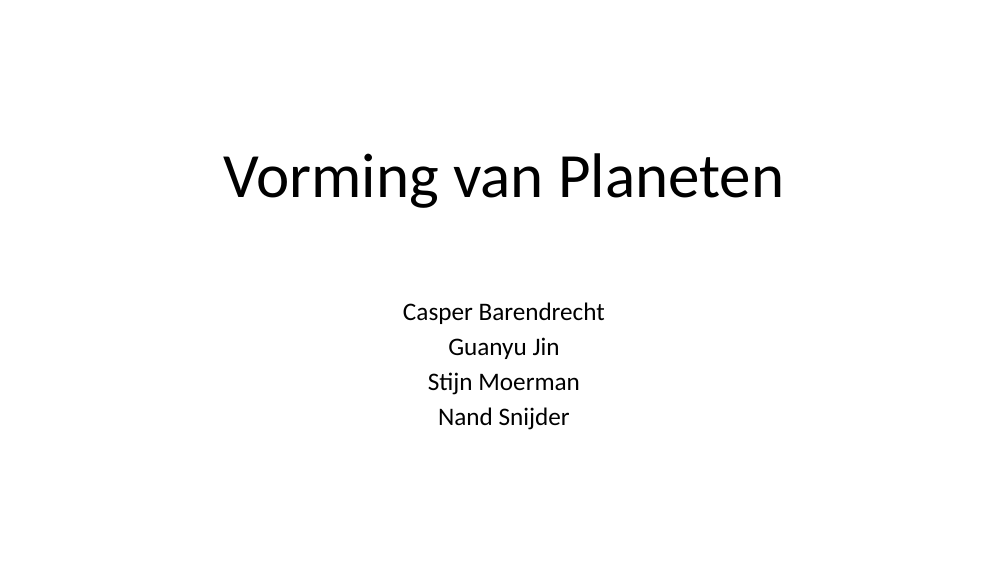
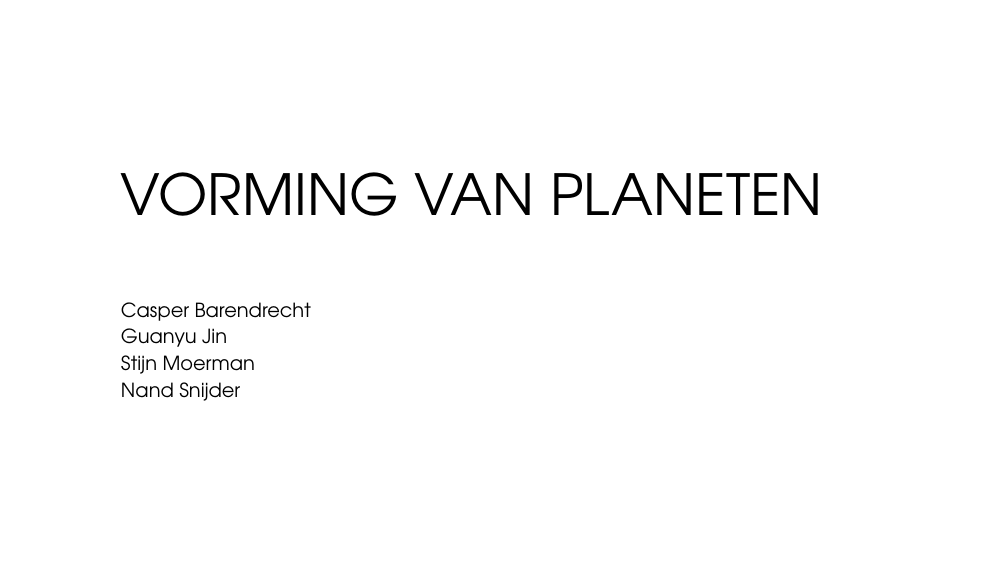
Before and after one commit to CBarendrecht/mod2b, a slide deck: slide 1 of Presentatie/Presentatie.pptx. Drawn at 1008x567 pixels with LibreOffice and Linux fonts; fonts in the diff are those of the drawing; background and template pictures are left out. Boxes give left, top, right and bottom in pixels: in the first picture for what was removed or moved away, otherwise in the second. Text is boxed around its words. In the diff, an @@ line names an element or a change of style, - is before the commit and + after.

```diff
--- a/Presentatie/Presentatie.pptx
+++ b/Presentatie/Presentatie.pptx
@@ title at <box>121,172,822,216</box>: text changed; size 60 to 54 pt; font Calibri to TeX Gyre Adventor @@
-Vorming van Planeten
+VORMING VAN PLANETEN
@@ subtitle "Casper Barendrecht": place and size @@
-subtitle "Casper Barendrecht" at <box>403,302,605,430</box>
+subtitle "Casper Barendrecht" at <box>121,302,311,401</box>
@@ subtitle "Casper Barendrecht" at <box>121,302,311,401</box>: size 24 to 18.5 pt, font Calibri to TeX Gyre Adventor; alignment centre to left; line spacing 0.8 to 0.7 @@
```
Also in this commit, not shown: 10 other slides changed, 1 other file.
